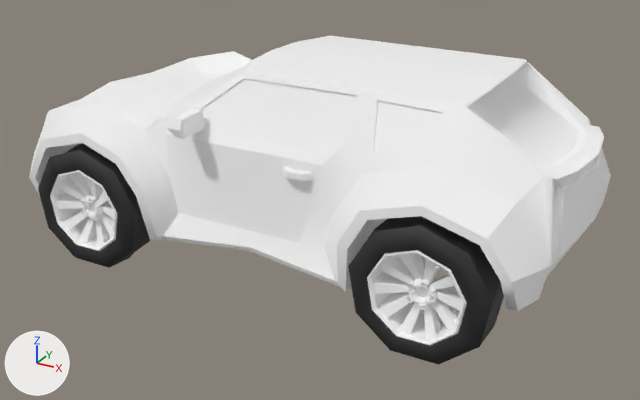
Two versions of the glTF model media/gltf/robo/Car1.gltf, one commit apart.
Both versions are drawn from a camera (50 mm lens) standing at (2.4, -4.25, 2.45) and looking at (0.09, -0.05, 0.34). The lights are fixed; the arrows at lower left show +X, +Y and +Z. Where no turn or scale is listed for an object, it has been applied to the vertices.

The scene before the commit, as lines of its bpy script (objects in view):
```python
mat_tires = principled_material('tires')
mat_tires.base_color = (0.0222, 0.0222, 0.0222)  # black #292929
mat_tires.roughness = 0.673
me_circle = bpy.data.meshes.new('Circle')
me_circle.from_pydata(...)  # 524 vertices, 1004 faces; spans x -1.82..1.52, y -0.84..0.84, z -0.54..0.48
# faces by material slot: [560, 8, 100, 28, 24, 168, 32, 84]
me_circle.materials.append(mat_carbody)  # white #ffffff
me_circle.materials.append(mat_lights)  # white #ffffff
me_circle.materials.append(mat_empty)  # white #ffffff
me_circle.materials.append(mat_windows)  # white #ffffff
me_circle.materials.append(mat_taillights)  # white #ffffff
me_circle.materials.append(mat_bumpers)  # white #ffffff
me_circle.materials.append(mat_mirrors)  # white #ffffff
me_circle.materials.append(mat_whitelights)  # white #ffffff
me_circle_001_circle_002 = bpy.data.meshes.new('Circle.001_Circle.002')
me_circle_001_circle_002.from_pydata(...)  # 81 vertices, 162 faces; spans x -0.373..0.367, y -0.145..0.145, z -0.362..0.368
me_circle_001_circle_002.materials.append(mat_tires)  # black #292929
me_circle_004_circle_013 = bpy.data.meshes.new('Circle.004_Circle.013')
me_circle_004_circle_013.from_pydata(...)  # 81 vertices, 162 faces; spans x -0.373..0.367, y -0.145..0.145, z -0.362..0.368
me_circle_004_circle_013.materials.append(mat_tires)  # black #292929
ob_circle = bpy.data.objects.new('Circle', me_circle)
ob_circle.location = (0.132, 0.026, 0.748)
ob_circle_001_circle_002 = bpy.data.objects.new('Circle.001_Circle.002', me_circle_001_circle_002)
ob_circle_001_circle_002.location = (-1.031, -0.699, 0.34)
ob_circle_004_circle_013 = bpy.data.objects.new('Circle.004_Circle.013', me_circle_004_circle_013)
ob_circle_004_circle_013.location = (1.03, -0.699, 0.34)
# also in view: 'Circle.003_Circle.005' at (-1.03, -0.71, 0.34); 'Circle.002_Circle.012' at (1.03, -0.71, 0.34)
```
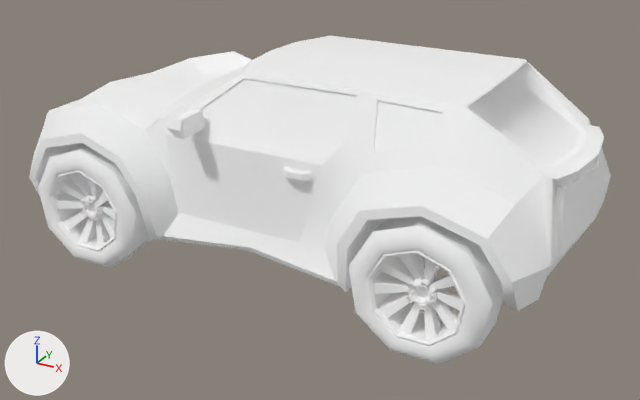
Changed parts and their boxes [x1, y1, x2, y2] in the pictures (640 x 400 px):
'Circle.004_Circle.013', recoloured, surface changed (black to white): [348, 216, 504, 365] in both
'Circle.001_Circle.002', recoloured, surface changed (black to white): [38, 143, 151, 268] in both

The change, as a diff of the scene's bpy script:
```diff
--- a/media/gltf/robo/Car1.gltf.py
+++ b/media/gltf/robo/Car1.gltf.py
@@ mat_tires @@
 mat_tires = principled_material('tires')
-mat_tires.base_color = (0.0222, 0.0222, 0.0222)  # black #292929
-mat_tires.roughness = 0.673
+mat_tires.base_color = (1.0, 1.0, 1.0)  # white #ffffff
+mat_tires.roughness = 1.0
+mat_tires.metallic = 1.0
```
